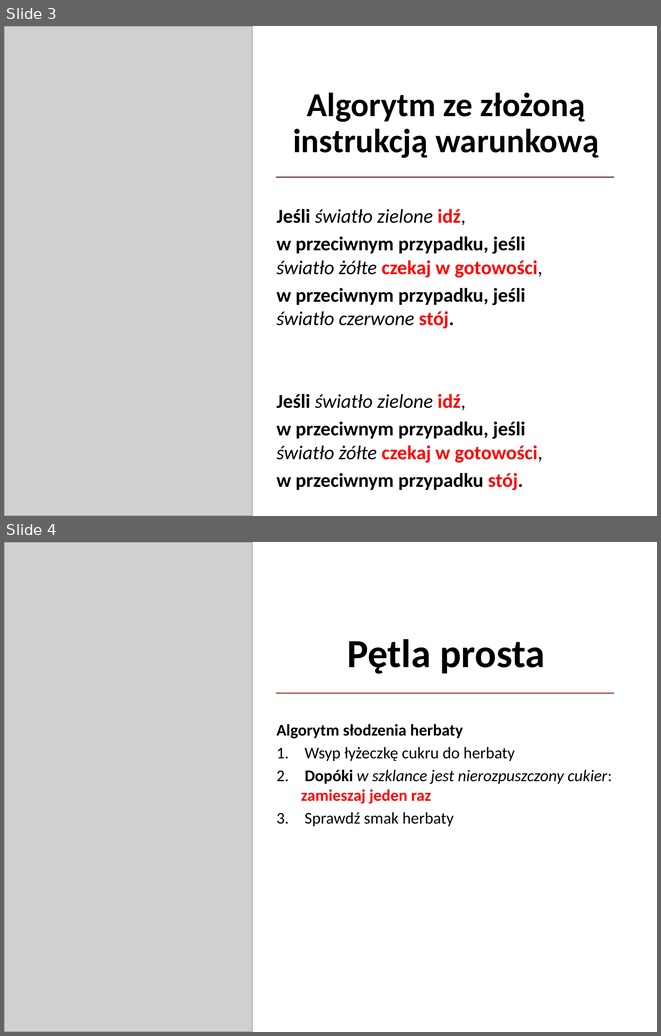
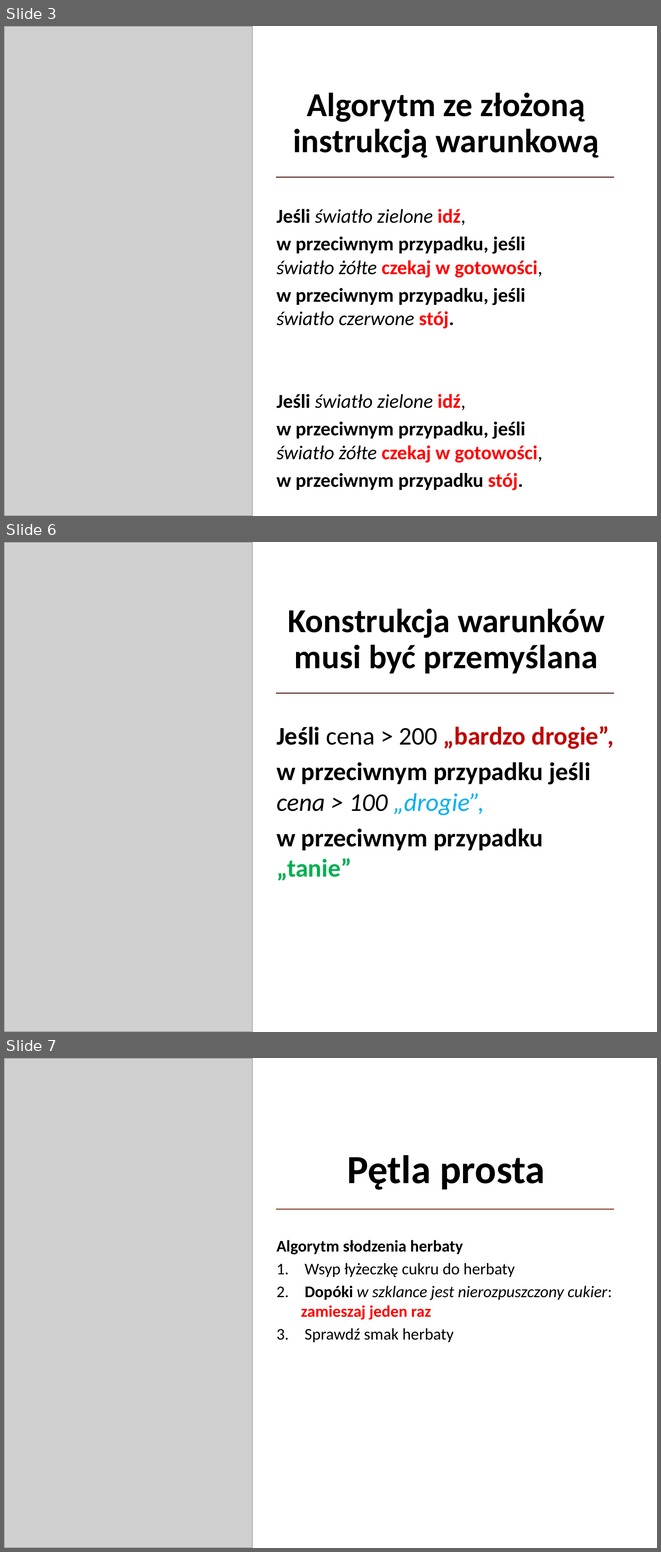
Before and after one commit to blackbat13/CS-HTiEW, a slide deck: Wprowadzenie do algorytmów/I. Wprowadzenie do algorytmów/Algorytmy.pptx. Shown one above the other, each under a label of ours: slides 3 and 4 before the commit, slides 3, 6 and 7 after it; the slides between them are not shown. The pictures are 661x1036 and 661x1552 pixels, drawn with LibreOffice and Linux fonts; fonts in the diff are those of the drawing; grey boxes stand for pictures. Boxes give left, top, right and bottom in pixels: in the first picture for what was removed or moved away, otherwise in the second. Text is boxed around its words. In the diff, an @@ line names an element or a change of style, - is before the commit and + after.

```diff
--- a/Wprowadzenie do algorytmów/I. Wprowadzenie do algorytmów/Algorytmy.pptx
+++ b/Wprowadzenie do algorytmów/I. Wprowadzenie do algorytmów/Algorytmy.pptx
@@ slide 6 added at [4, 542, 657, 1032], background #FFFFFF @@
@@ picture added at [4, 542, 252, 1032] @@
@@ title added at [288, 608, 604, 673], 36.9 pt, text #000000, bold @@
+Konstrukcja warunków musi być przemyślana
@@ line added from (276, 693) to (614, 693), #582C25 0.75 pt @@
@@ text added at [276, 726, 614, 881], 28 pt, text #000000, bold @@
+Jeśli cena > 200 „bardzo drogie”,
+w przeciwnym przypadku jeśli cena > 100 „drogie”,
+w przeciwnym przypadku „tanie”
@@ what was slide 4 is now slide 7 @@
```
Also in this commit, not shown: 2 other slides added.
